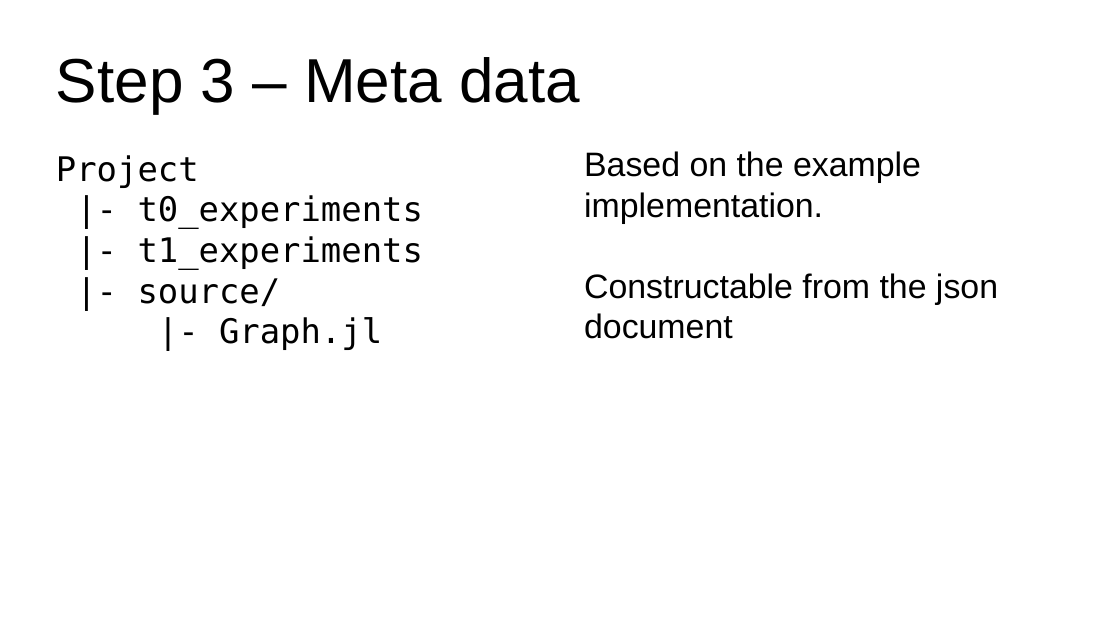
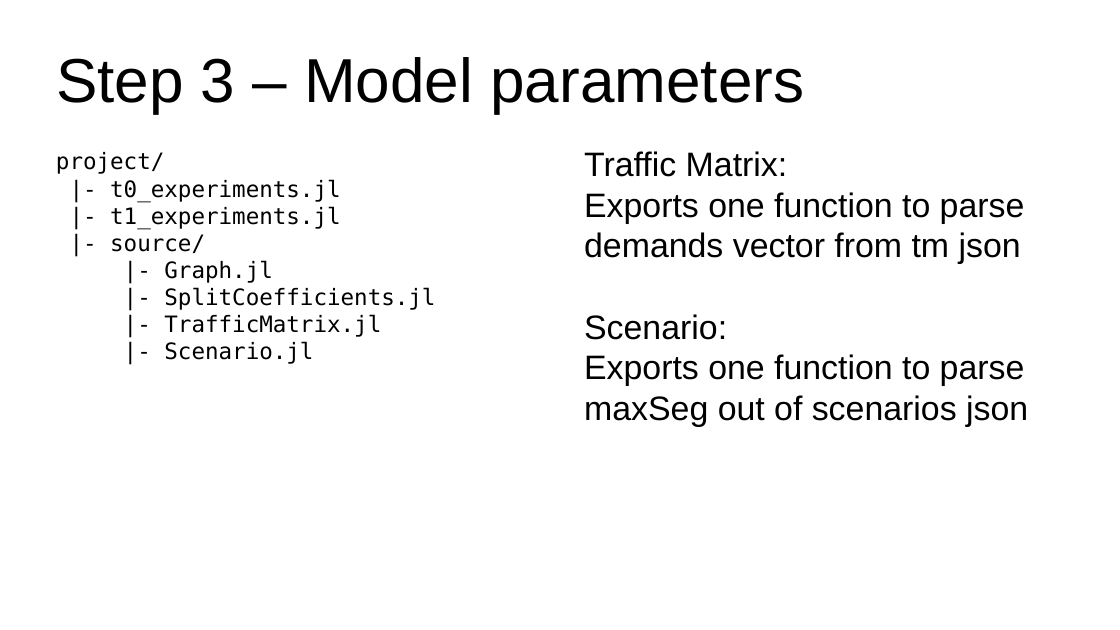
Before and after one commit to BytebenderCoco/kapt_orange_challenge, a slide deck: slide 4 of presentation/sketch.odp. Drawn at 1120x630 pixels with LibreOffice and Linux fonts; fonts in the diff are those of the drawing. Boxes give left, top, right and bottom in pixels: in the first picture for what was removed or moved away, otherwise in the second. Text is boxed around its words. In the diff, an @@ line names an element or a change of style, - is before the commit and + after.

```diff
--- a/presentation/sketch.odp
+++ b/presentation/sketch.odp
@@ title at [56,57,804,113]: text changed @@
-Step 3 – Meta data
+Step 3 – Model parameters
@@ text at [56,152,340,229]: text changed; size 24 to 16 pt @@
-Project
-|- t0_experiments
-|- t1_experiments
+project/
+|- t0_experiments.jl
+|- t1_experiments.jl
@@ text at [584,151,1028,427]: text changed @@
-Based on the example implementation.
-Constructable from the json document
+Traffic Matrix:
+Exports one function to parse demands vector from tm json
+Scenario:
+Exports one function to parse maxSeg out of scenarios json
@@ text at [110,234,272,283]: size 24 to 16 pt in "|- source/", "|- Graph.jl" @@
@@ text at [164,287,435,364]: paragraphs added @@
+|- SplitCoefficients.jl
+|- TrafficMatrix.jl
+|- Scenario.jl
```
Also in this commit, not shown: 8 other slides changed, 4 slides removed, 1 other file.
